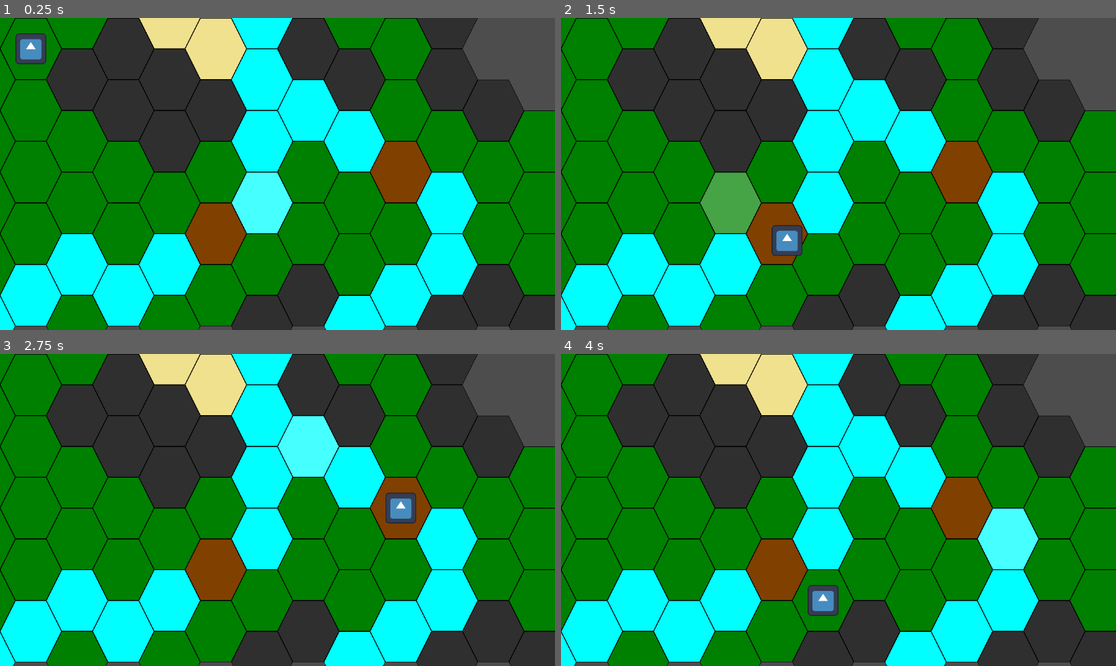
Above: before the commit, frames 1-4 (two rows, left to right).
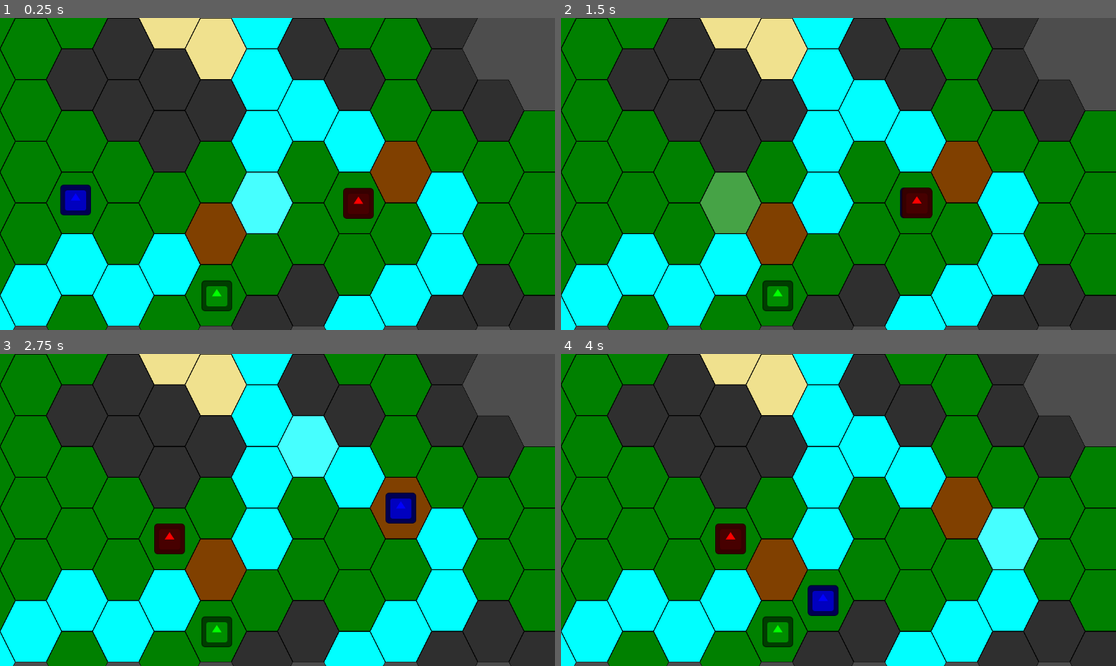
Above: after the commit, the same moments.

Repository: AidasLit/Hex-game-uni
Game: Godot game, scene res://combat_scene.tscn
The game is run twice, just before and just after one commit, with the same random seed, the same clock (stepped at 60 frames per second) and the same inputs. The engine's default icon, where the game draws it, is replaced by a stand-in: a white triangle on a blue panel in a dark square.
Inputs (mouse positions are in pixels of both pictures, inside the frame that each line leads up to):
- Up to frame 1 (0.25 s): no input
- Up to frame 2 (1.5 s): tap Enter at 0.5 s; move the mouse to (960, 158) at 0.52 s; click (960, 158) at 0.67 s; move the mouse to (727, 189) at 1.27 s; click (727, 189) at 1.42 s
- Up to frame 3 (2.75 s): move the mouse to (333, 441) at 2.02 s; click (333, 441) at 2.17 s
- Up to frame 4 (4 s): tap Space at 2.75 s; move the mouse to (810, 572) at 2.77 s; click (810, 572) at 2.92 s; move the mouse to (1005, 556) at 3.52 s; click (1005, 556) at 3.67 s

The runs differ from the first frame. In frame 1, 2.0% of the frame differs, in the area x 2-68%, y 4-94%; in frame 2, 1.4%; in frame 3, 1.4%; in frame 4, 1.4%.

Commit message:
added basic action queue + globals autoload

Diff:
--- a/combat_scene.gd
+++ b/combat_scene.gd
@@ -4,6 +4,8 @@
 ### This is the core controller for the combat gameplay
 
 @export var grid_system: GridNavigationSystem
+
+var action_queue : Array[PlayableUnit]
 
 var active_unit : PlayableUnit
 
@@ -23,11 +25,18 @@
 			if not path.is_empty():
 				active_unit.travel_path(path)
 
+			action_queue.push_back(active_unit)
+			active_unit = action_queue.pop_front()
+
 # Called every frame. 'delta' is the elapsed time since the previous frame.
 func _process(delta: float) -> void:
 	if Input.is_action_just_pressed("ui_cancel"):
 		get_tree().quit()
 
 func _setup_units():
-	active_unit = $units/solider
-	active_unit.goto_location(grid_system.map_to_local(Vector2i(0, 0)))
+	for unit : PlayableUnit in get_tree().get_nodes_in_group("unit"):
+		unit.unit_owner = Globals.UnitOwner.Player
+		action_queue.push_back(unit)
+
+	active_unit = action_queue.pop_front()
+	#active_unit.goto_location(grid_system.map_to_local(Vector2i(0, 0)))
--- a/combat_scene.tscn
+++ b/combat_scene.tscn
@@ -9,9 +9,13 @@
 [node name="combat-scene" type="Node2D" node_paths=PackedStringArray("grid_system")]
 script = ExtResource("1_5m3e4")
 grid_system = NodePath("grid-system")
+metadata/_edit_group_ = true
+metadata/_edit_lock_ = true
 
 [node name="grid-system" type="Node2D" parent="."]
 script = ExtResource("1_ae7sf")
+metadata/_edit_group_ = true
+metadata/_edit_lock_ = true
 
 [node name="base-layer" type="TileMapLayer" parent="grid-system"]
 tile_map_data = PackedByteArray("AAAAAAEAAQAAAAAAAAABAAIAAQAAAAAAAAACAAEAAQABAAEAAAAAAAAAAQAAAAAAAAABAAAAAQABAAEAAAABAP …(1024 unchanged characters)…
@@ -22,7 +26,23 @@
 script = ExtResource("4_yaaix")
 
 [node name="units" type="Node2D" parent="."]
+metadata/_edit_lock_ = true
+metadata/_edit_group_ = true
 
 [node name="solider" parent="units" node_paths=PackedStringArray("tilemap_layer", "grid_system") instance=ExtResource("4_342nx")]
+modulate = Color(0, 0, 1, 1)
+position = Vector2(157, 378)
 tilemap_layer = NodePath("../../grid-system/base-layer")
 grid_system = NodePath("../../grid-system")
+
+[node name="solider2" parent="units" node_paths=PackedStringArray("tilemap_layer", "grid_system") instance=ExtResource("4_342nx")]
+modulate = Color(1, 0, 0, 1)
+position = Vector2(744, 385)
+tilemap_layer = NodePath("../../grid-system/base-layer")
+grid_system = NodePath("../../grid-system")
+
+[node name="solider3" parent="units" node_paths=PackedStringArray("tilemap_layer", "grid_system") instance=ExtResource("4_342nx")]
+modulate = Color(0, 1, 0, 1)
+position = Vector2(450, 577)
+tilemap_layer = NodePath("../../grid-system/base-layer")
+grid_system = NodePath("../../grid-system")
--- /dev/null
+++ b/globals.gd
@@ -0,0 +1,7 @@
+extends Node
+
+enum UnitOwner {
+	Player,
+	Enemy,
+	Rogue
+}
--- a/grid_system.gd
+++ b/grid_system.gd
@@ -29,8 +29,6 @@
 func _ready() -> void:
 	cells.clear()
 	_setup_astar()
-
-	print(cells)
 
 func _process(delta: float) -> void:
 	pass
--- a/project.godot
+++ b/project.godot
@@ -15,9 +15,17 @@
 config/features=PackedStringArray("4.3", "GL Compatibility")
 config/icon="res://icon.svg"
 
+[autoload]
+
+Globals="*res://globals.gd"
+
 [debug]
 
 gdscript/warnings/untyped_declaration=1
+
+[global_group]
+
+unit=""
 
 [rendering]
 
--- a/test_unit_solider.tscn
+++ b/test_unit_solider.tscn
@@ -6,7 +6,7 @@
 [sub_resource type="RectangleShape2D" id="RectangleShape2D_nibyf"]
 size = Vector2(64, 64)
 
-[node name="unit-test" type="CharacterBody2D"]
+[node name="unit-test" type="CharacterBody2D" groups=["unit"]]
 script = ExtResource("1_pw12l")
 metadata/_edit_group_ = true
 
--- a/unit_test.gd
+++ b/unit_test.gd
@@ -3,6 +3,8 @@
 
 @export var tilemap_layer: TileMapLayer
 @export var grid_system: GridNavigationSystem
+
+var unit_owner : Globals.UnitOwner
 
 func _ready() -> void:
 	pass
